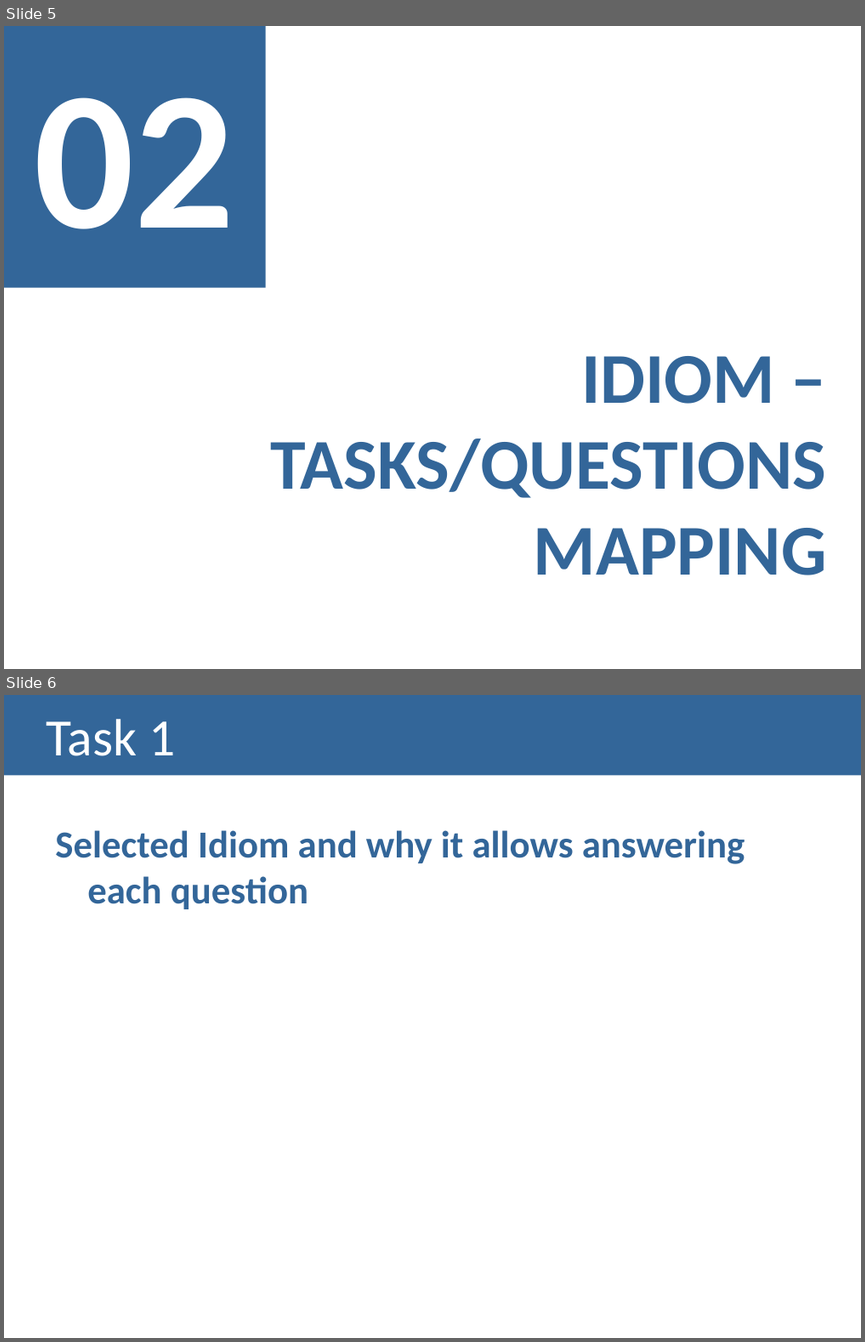
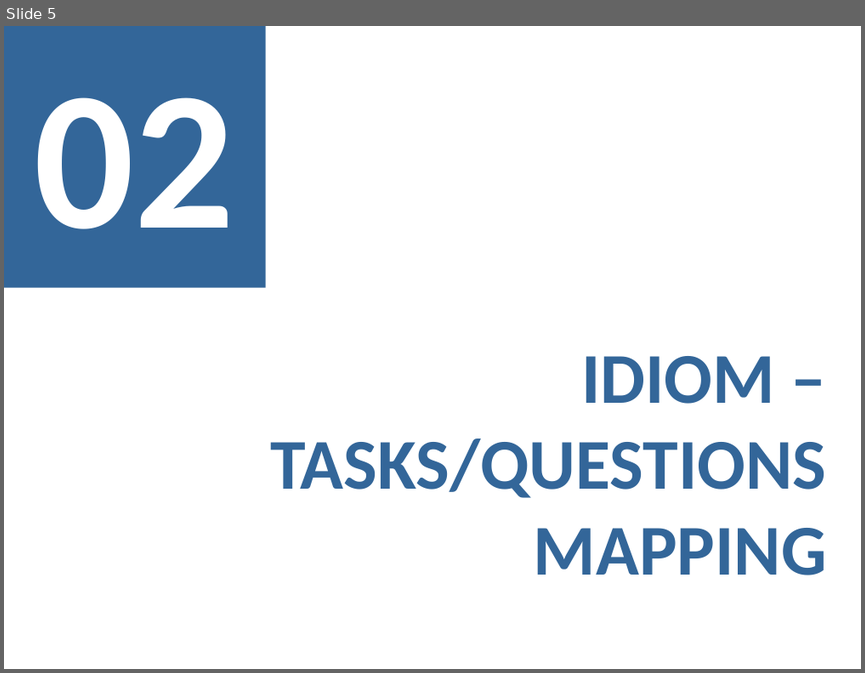
Before and after one commit to Strabox/Higher-Education-Unemployment-Portugal, a slide deck: III-Checkpoint/III-Checkpoint Presentation.pptx. Shown one above the other, each under a label of ours: slides 5 and 6 before the commit, slide 5 after it. The pictures are 865x1342 and 865x673 pixels, drawn with LibreOffice and Linux fonts; fonts in the diff are those of the drawing. Boxes give left, top, right and bottom in pixels: in the first picture for what was removed or moved away, otherwise in the second. Text is boxed around its words. In the diff, an @@ line names an element or a change of style, - is before the commit and + after.

```diff
--- a/III-Checkpoint/III-Checkpoint Presentation.pptx
+++ b/III-Checkpoint/III-Checkpoint Presentation.pptx
@@ slide 6 removed at [4, 695, 861, 1338], background #FFFFFF @@
@@ title removed at [4, 695, 861, 776] @@
-Task 1
@@ text removed at [55, 830, 745, 909] @@
-Selected Idiom and why it allows answering each question
```
Also in this commit, not shown: 1 slide changed, 5 slides added, 2 other slides removed.
